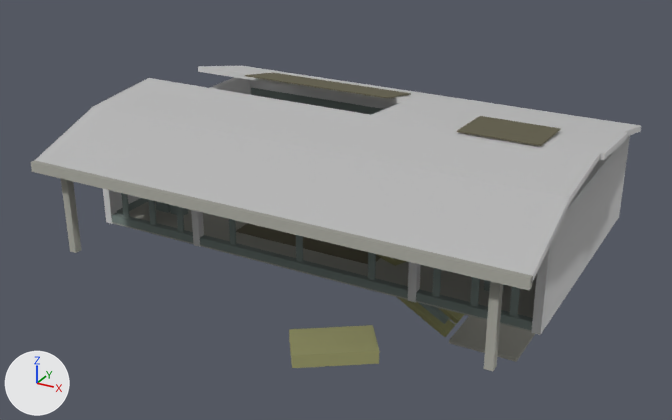
The FBX model entregas/teo-modelado/castellon/vestibulo/SM_VestibuloCastellon_v3_Caida_LOD1.fbx as it was, and as the next commit left it.
One viewpoint serves both versions: a 50 mm lens placed at (20.9, -41.1, 20.8), pointed at (-0.3, -2.6, 1.5). The lights are fixed; the arrows at lower left show +X, +Y and +Z. The picture after the commit comes second. Where no turn or scale is listed for an object, it has been applied to the vertices.

Names of what the first picture shows: 'Cubierta', 'SM_vestibulo_castellon_v3_LOD1'.
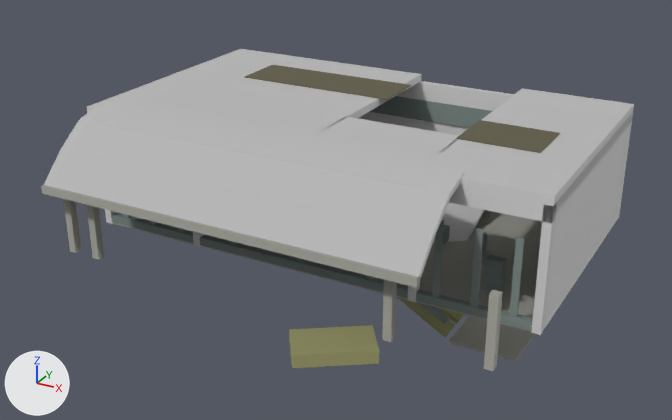
Where the change shows, as pixel boxes (x1, y1, x2, y2) in the pictures (672 x 420 px; the box of a moved part takes in the faces that stretch with it):
'Cubierta', reshaped, moved: before (31, 66, 641, 371); after (41, 49, 634, 371)
'SM_vestibulo_castellon_v3_LOD1', reshaped: before (103, 77, 630, 368); after (105, 81, 633, 368)
part 1 of me_sm_vestibulo_castellon_v3_lod1_001, moved or reshaped (not visible before): after (449, 187, 557, 223)
part 2 of me_sm_vestibulo_castellon_v3_lod1_001, moved or reshaped: before (251, 88, 384, 115); after (369, 96, 492, 128)
part 3 of me_sm_vestibulo_castellon_v3_lod1_001, moved or reshaped (mostly hidden): before (103, 77, 630, 335); after (105, 81, 633, 335)
part 4 of me_cubierta, added: after (424, 88, 634, 205)
part 5 of me_cubierta, added: after (302, 117, 459, 165)
part 6 of me_cubierta, moved or reshaped: before (35, 107, 570, 284); after (44, 149, 435, 282)
part 7 of me_cubierta, moved or reshaped: before (93, 78, 600, 202); after (79, 104, 464, 198)
part 8 of me_cubierta, added: after (41, 185, 420, 288)
part 9 of me_cubierta, added: after (87, 205, 104, 260)
part 10 of me_cubierta, added: after (382, 280, 397, 342)
part 11 of me_cubierta, added (brown): after (244, 65, 411, 100)
part 12 of me_cubierta, moved or reshaped: before (457, 116, 560, 146); after (456, 120, 560, 153)
part 13 of me_cubierta, added: after (63, 199, 81, 253)
part 14 of me_cubierta, added: after (484, 290, 503, 371)
part 15 of me_cubierta, deleted: before (31, 72, 628, 371)
part 16 of me_cubierta, reshaped: before (198, 66, 641, 136); after (61, 49, 485, 243)

What changed in the scene script:
```text
Change me_sm_vestibulo_castellon_v3_lod1_001:
    used by ob_sm_vestibulo_castellon_v3_lod1; location = (0.0, 0.0, 0.0)
    remove me_sm_vestibulo_castellon_v3_lod1_001.from_pydata(...)  # 384 vertices, 288 faces; spans x -12.0..12.0, y -14.3..7.8, z -7.5..5.0
    add me_sm_vestibulo_castellon_v3_lod1_001.from_pydata(...)  # 384 vertices, 288 faces; spans x -12.0..12.0, y -14.3..7.8, z -7.5..6.0
    me_sm_vestibulo_castellon_v3_lod1_001 part 1: the loose piece of 8 vertices spanning x -12.0..12.0, y -7.0..-6.6, z 4.2..5.0 is moved by (0.0, 0.0, 1.0)
    me_sm_vestibulo_castellon_v3_lod1_001 part 2: the loose piece of 8 vertices spanning x -11.5..11.5, y 6.6, z 3.1..4.1 is moved by (0.0, 0.0, 0.8)
    me_sm_vestibulo_castellon_v3_lod1_001 part 3: 28 of the vertices in x -12.0..12.0, y -7.0..7.0, z 5.0 are moved by (0.0, 0.0, 1.0)
Change me_cubierta:
    used by ob_cubierta; location = (0.0, 0.0, 5.0)
    remove me_cubierta.from_pydata(...)  # 80 vertices, 60 faces; spans x -12.5..12.7, y -11.1..7.0, z -5.9..1.8
    add me_cubierta.from_pydata(...)  # 112 vertices, 84 faces; spans x -12.5..12.0, y -11.1..7.0, z -6.5..0.5
    me_cubierta part 4: a new loose piece, a box spanning x 6.0..12.0, y -7.0..7.0, z 0.0..0.4, in mat_mat_paleta32 (picture img_t_paleta32_png)
    me_cubierta part 5: a new loose piece, a box spanning x -0.1..6.1, y -7.0..-2.0, z 0.0..0.4, in mat_mat_paleta32 (picture img_t_paleta32_png)
    me_cubierta part 6: the loose piece of 8 vertices spanning x -12.5..12.5, y -11.1..-6.4, z -0.6..1.3 is scaled about its middle by (0.8, 0.328, 0.938), then moved by (-2.0, -1.5, -2.2)
    me_cubierta part 7: the loose piece of 8 vertices spanning x -12.5..12.5, y -6.5..-2.0, z 1.0..1.7 is scaled about its middle by (0.8, 0.329, 0.926), then moved by (-2.0, -3.1, -1.1)
    me_cubierta part 8: a new loose piece, a box spanning x -12.0..8.0, y -11.15..-10.85, z -2.8..-2.4, in mat_mat_paleta32 (picture img_t_paleta32_png)
    me_cubierta part 9: a new loose piece, a box spanning x -9.7..-9.3, y -10.6..-10.2, z -6.0..-2.6, in mat_mat_paleta32 (picture img_t_paleta32_png)
    me_cubierta part 10: a new loose piece, a box spanning x 6.3..6.7, y -10.6..-10.2, z -6.0..-2.6, in mat_mat_paleta32 (picture img_t_paleta32_png)
    me_cubierta part 11: a new loose piece, a box spanning x -8.5..0.5, y 1.5..4.5, z 0.4..0.46, in mat_mat_paleta32 (picture img_t_paleta32_png)
    me_cubierta part 12: the loose piece of 8 vertices spanning x 6.0..10.0, y -2.5..0.5, z 1.6..1.8 is moved by (0.0, 0.0, -1.3)
    me_cubierta part 13: a new loose piece, a box spanning x -11.2..-10.8, y -10.6..-10.2, z -6.0..-2.6, in mat_mat_paleta32 (picture img_t_paleta32_png)
    me_cubierta part 14: a new loose piece, a box spanning x 10.8..11.2, y -10.6..-10.2, z -6.0..-2.6, in mat_mat_paleta32 (picture img_t_paleta32_png)
    me_cubierta part 15: 6 loose pieces with 48 vertices, spanning x -12.5..12.7, y -11.1..4.5, z -5.9..1.7, are deleted
    me_cubierta part 16: 7 vertices removed from x -12.5..12.5, y 2.5..7.0, z 0.0..1.3; 23 vertices added at x -12.5..8.0, y -9.6..7.0, z -6.5..0.4
Change ob_cubierta:
    ob_cubierta.location: (0.0, 0.0, 5.0) -> (0.0, 0.0, 6.0)
```
